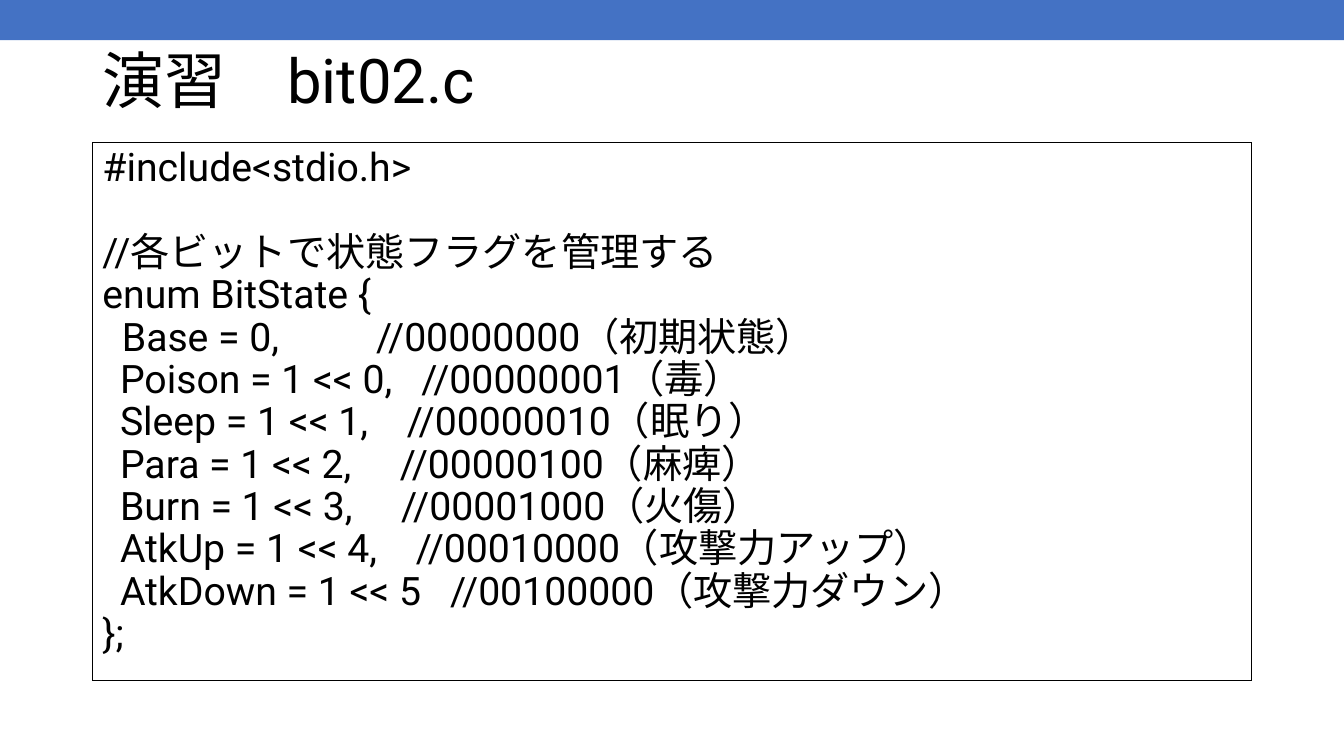
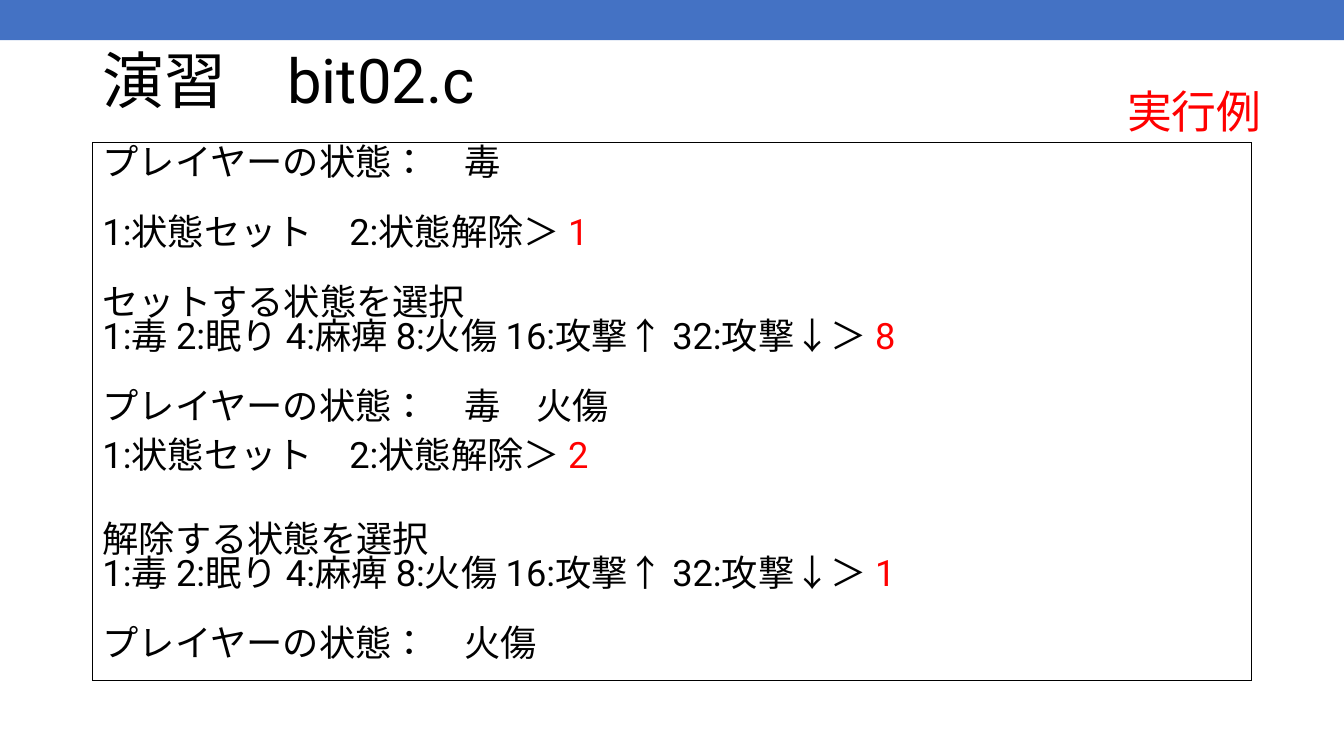
Before and after one commit to kic-murata/cpp2025, a slide deck: slide 2 of 授業資料/演習問題：ビット処理2025案.pptx. Drawn at 1344x756 pixels with LibreOffice and Linux fonts; fonts in the diff are those of the drawing. Boxes give left, top, right and bottom in pixels: in the first picture for what was removed or moved away, otherwise in the second. Text is boxed around its words. In the diff, an @@ line names an element or a change of style, - is before the commit and + after.

```diff
--- a/授業資料/演習問題：ビット処理2025案.pptx
+++ b/授業資料/演習問題：ビット処理2025案.pptx
@@ text added at box(1127, 90, 1261, 132), 32 pt, text #FF0000 @@
+実行例
@@ text at box(102, 142, 895, 659): text changed; size 28 to 25.9 pt @@
-#include<stdio.h>
-//各ビットで状態フラグを管理する
-enum BitState {
-Base = 0, //00000000（初期状態）
-Poison = 1 << 0, //00000001（毒）
-Sleep = 1 << 1, //00000010（眠り）
-Para = 1 << 2, //00000100（麻痺）
-Burn = 1 << 3, //00001000（火傷）
-AtkUp = 1 << 4, //00010000（攻撃力アップ）
-AtkDown = 1 << 5 //00100000（攻撃力ダウン）
-};
+プレイヤーの状態： 毒
+1:状態セット 2:状態解除＞ 1
+セットする状態を選択
+1:毒 2:眠り 4:麻痺 8:火傷 16:攻撃↑ 32:攻撃↓＞ 8
+プレイヤーの状態： 毒 火傷
+1:状態セット 2:状態解除＞ 2
+解除する状態を選択
+1:毒 2:眠り 4:麻痺 8:火傷 16:攻撃↑ 32:攻撃↓＞ 1
+プレイヤーの状態： 火傷
```
Also in this commit, not shown: 11 other slides changed, 3 slides added.
